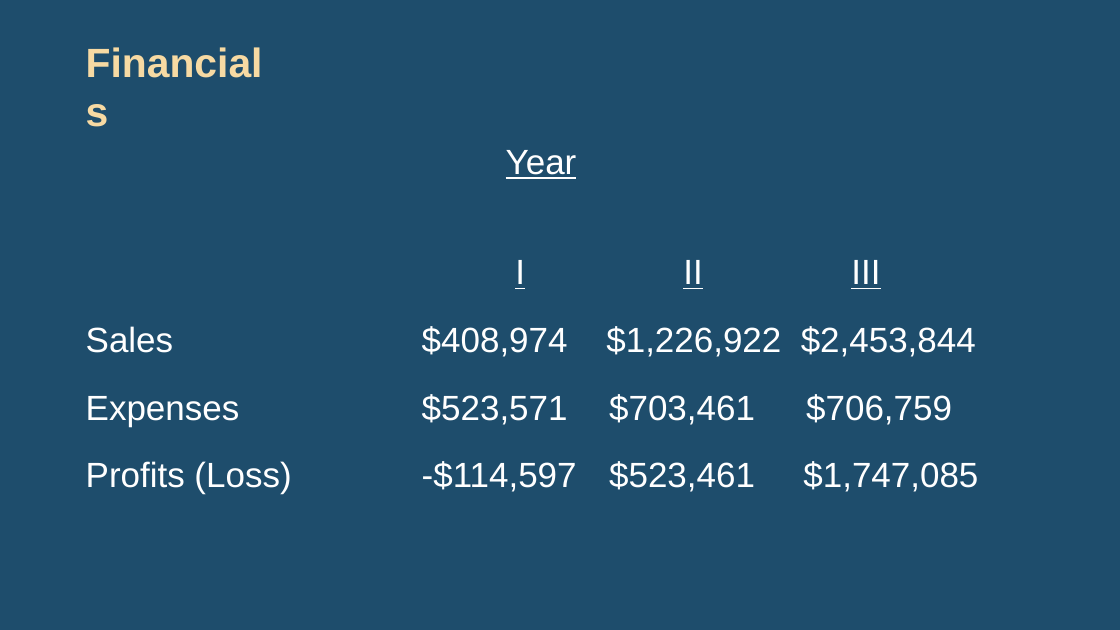
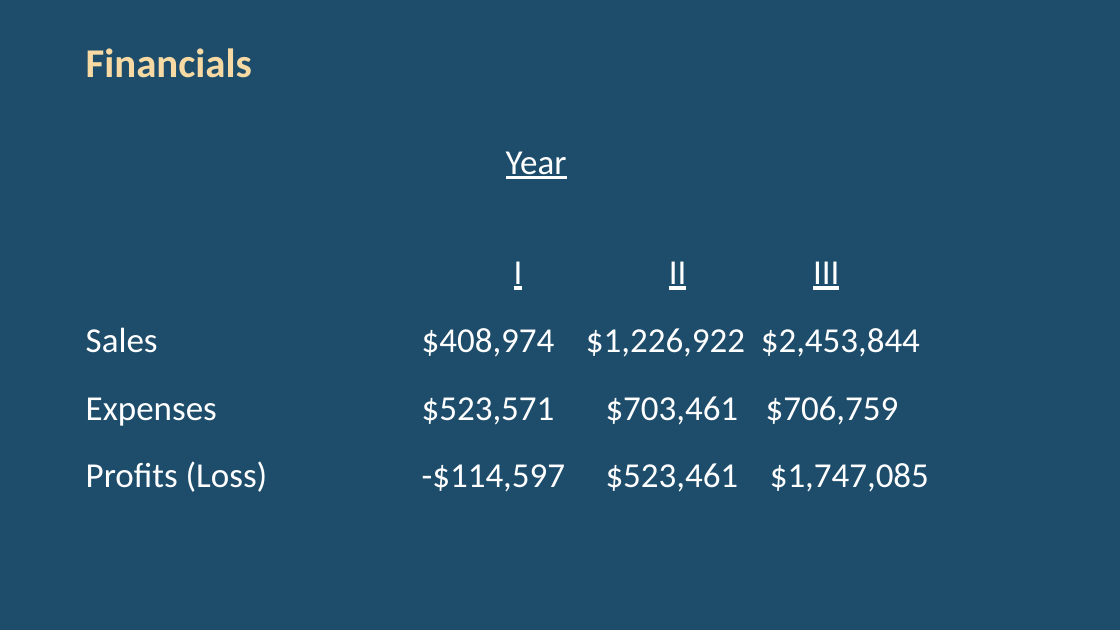
Before and after one commit to visualizefinance/Documents, a slide deck: slide 9 of vf-presentation.pptx. Drawn at 1120x630 pixels with LibreOffice and Linux fonts; fonts in the diff are those of the drawing. Boxes give left, top, right and bottom in pixels: in the first picture for what was removed or moved away, otherwise in the second. Text is boxed around its words. In the diff, an @@ line names an element or a change of style, - is before the commit and + after.

Commit message:
change font

```diff
--- a/vf-presentation.pptx
+++ b/vf-presentation.pptx
@@ text "Financials" at <box>86,48,252,78</box>: font Arial to Calibri @@
@@ text "Year" at <box>86,151,929,492</box>: font Arial to Calibri @@
```
Also in this commit, not shown: 3 other slides changed.
